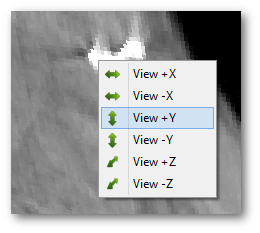
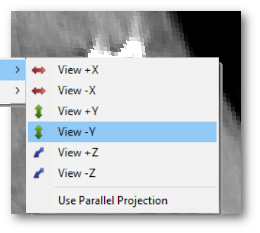
Layers edited between the first and the second 260 × 233 image:
painted on "Background" over <box>0,57,223,217</box>
